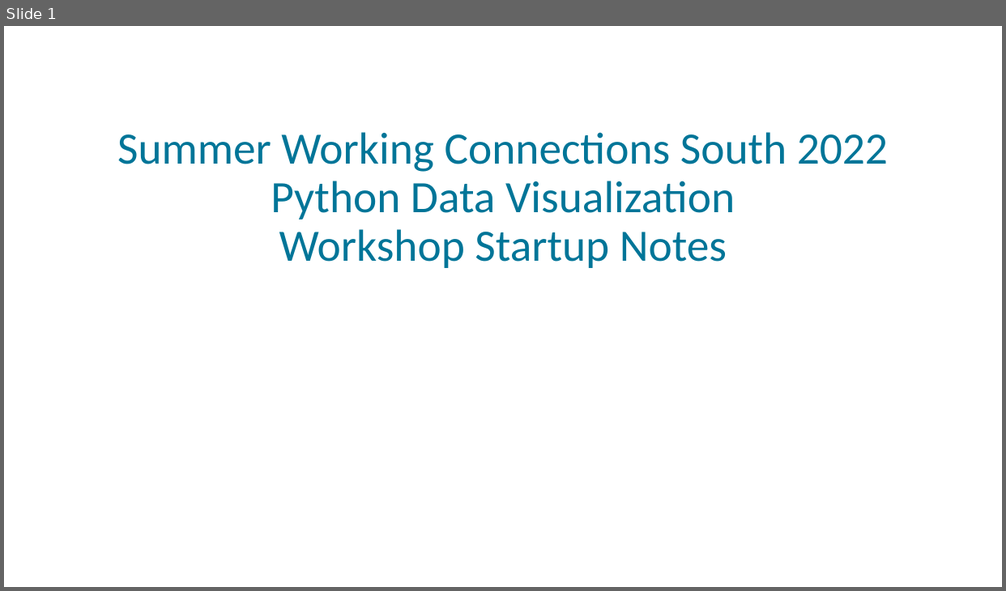
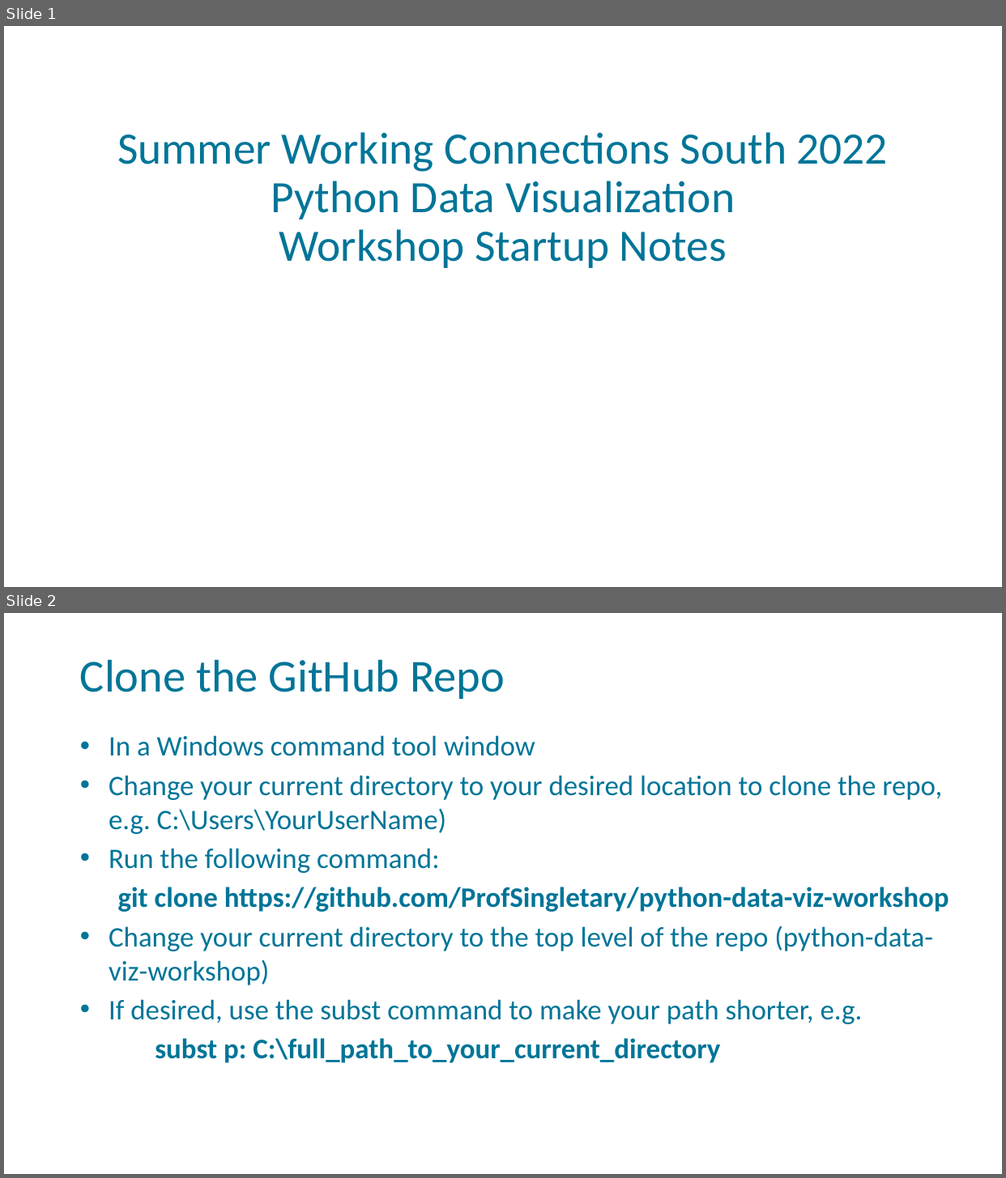
Before and after one commit to ProfSingletary/python-data-viz-workshop, a slide deck: python-dataviz-startup.pptx. Shown one above the other, each under a label of ours: slide 1 before the commit, slides 1 and 2 after it. The pictures are 1006x591 and 1006x1178 pixels, drawn with LibreOffice and Linux fonts; fonts in the diff are those of the drawing; background and template pictures are left out. Boxes give left, top, right and bottom in pixels: in the first picture for what was removed or moved away, otherwise in the second. Text is boxed around its words. In the diff, an @@ line names an element or a change of style, - is before the commit and + after.

```diff
--- a/python-dataviz-startup.pptx
+++ b/python-dataviz-startup.pptx
@@ slide 2 added at (x1=4, y1=613, x2=1002, y2=1174), background picture (left out); not listed: 1 template element that a slide beside it also shows @@
@@ title added at (x1=80, y1=659, x2=505, y2=699), 44 pt, text #007598 @@
+Clone the GitHub Repo
@@ text added at (x1=108, y1=735, x2=949, y2=1063), 27.2 pt, text #007598 @@
+    • In a Windows command tool window
+    • Change your current directory to your desired location to clone the repo, e.g. C:\Users\YourUserName)
+    • Run the following command:
+    git clone https://github.com/ProfSingletary/python-data-viz-workshop
+    • Change your current directory to the top level of the repo (python-data-viz-workshop)
+    • If desired, use the subst command to make your path shorter, e.g.
+    subst p: C:\full_path_to_your_current_directory
```
Also in this commit, not shown: 1 slide changed, 1 other slide added, 5 other files.
